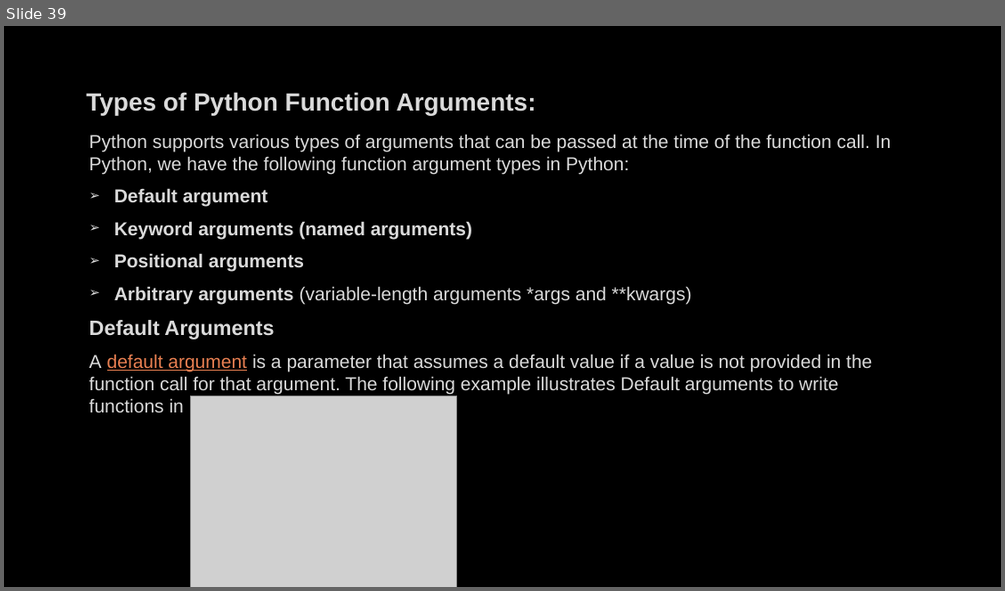
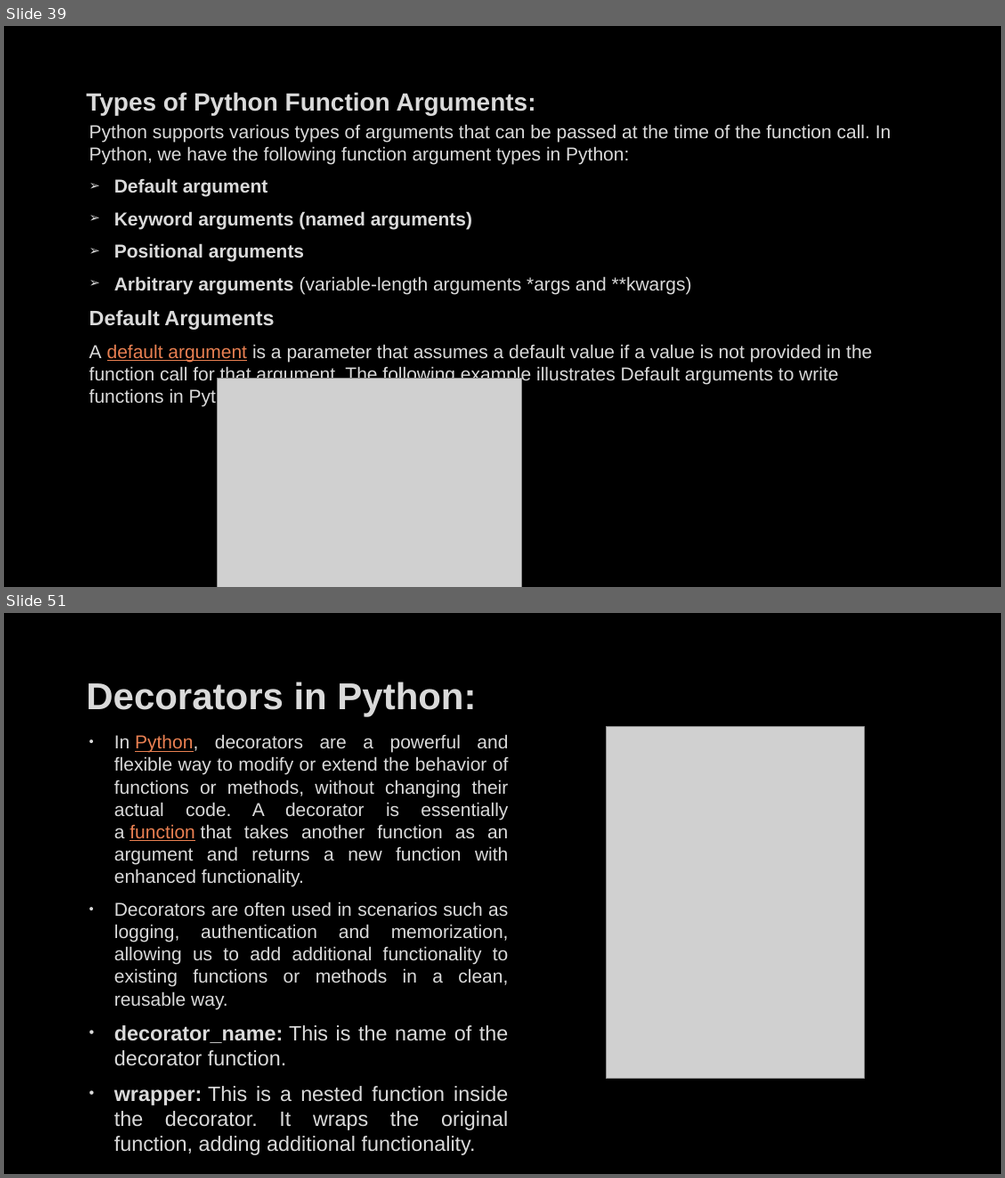
Before and after one commit to PCS-Global-Private-Limited/4041-Sagnik-PythonPDF, a slide deck: Python.pptx. Shown one above the other, each under a label of ours: slide 39 before the commit, slides 39 and 51 after it; the slides between them are not shown. The pictures are 1005x591 and 1005x1178 pixels, drawn with LibreOffice and Linux fonts; fonts in the diff are those of the drawing; grey boxes stand for pictures; background and template pictures are left out. Boxes give left, top, right and bottom in pixels: in the first picture for what was removed or moved away, otherwise in the second. Text is boxed around its words. In the diff, an @@ line names an element or a change of style, - is before the commit and + after.

```diff
--- a/Python.pptx
+++ b/Python.pptx
@@ slide 51 added at (x1=4, y1=613, x2=1001, y2=1174), background picture (left out) @@
@@ title added at (x1=86, y1=682, x2=476, y2=717), 36 pt, text #DADADA, bold @@
+Decorators in Python:
@@ text added at (x1=114, y1=734, x2=509, y2=1130), 18 pt, text #DADADA @@
+• In Python, decorators are a powerful and flexible way to modify or extend the behavior of functions or methods, without changing their actual code. A decorator is essentially a function that takes another function as an argument and returns a new function with enhanced functionality.
+• Decorators are often used in scenarios such as logging, authentication and memorization, allowing us to add additional functionality to existing functions or methods in a clean, reusable way.
+• decorator_name: This is the name of the decorator function.
+• wrapper: This is a nested function inside the decorator. It wraps the original function, adding additional functionality.
@@ picture added at (x1=606, y1=727, x2=864, y2=1078) @@
@@ slide 39 changed as well @@
@@ text "Python supports various types of ..." moved from (x1=89, y1=134, x2=890, y2=417) to (x1=89, y1=124, x2=890, y2=407) @@
@@ picture resized from (x1=190, y1=395, x2=456, y2=587) to (x1=218, y1=378, x2=522, y2=587) @@
```
Also in this commit, not shown: 1 other slide changed, 14 other slides added.
